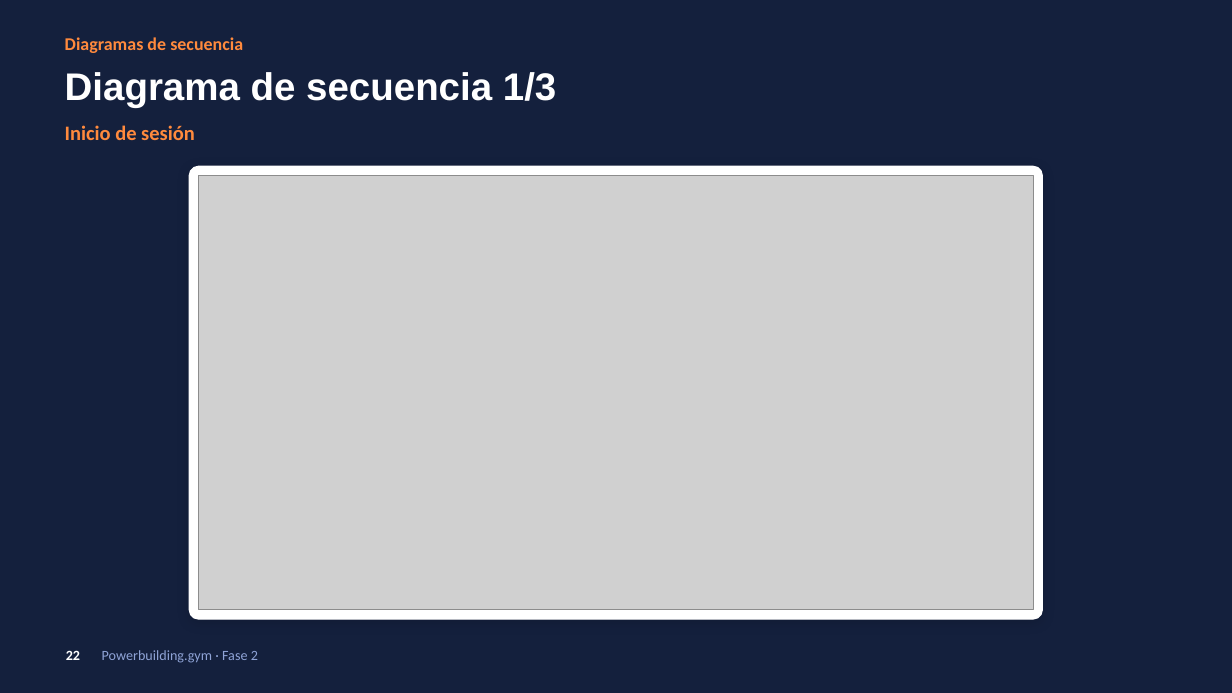
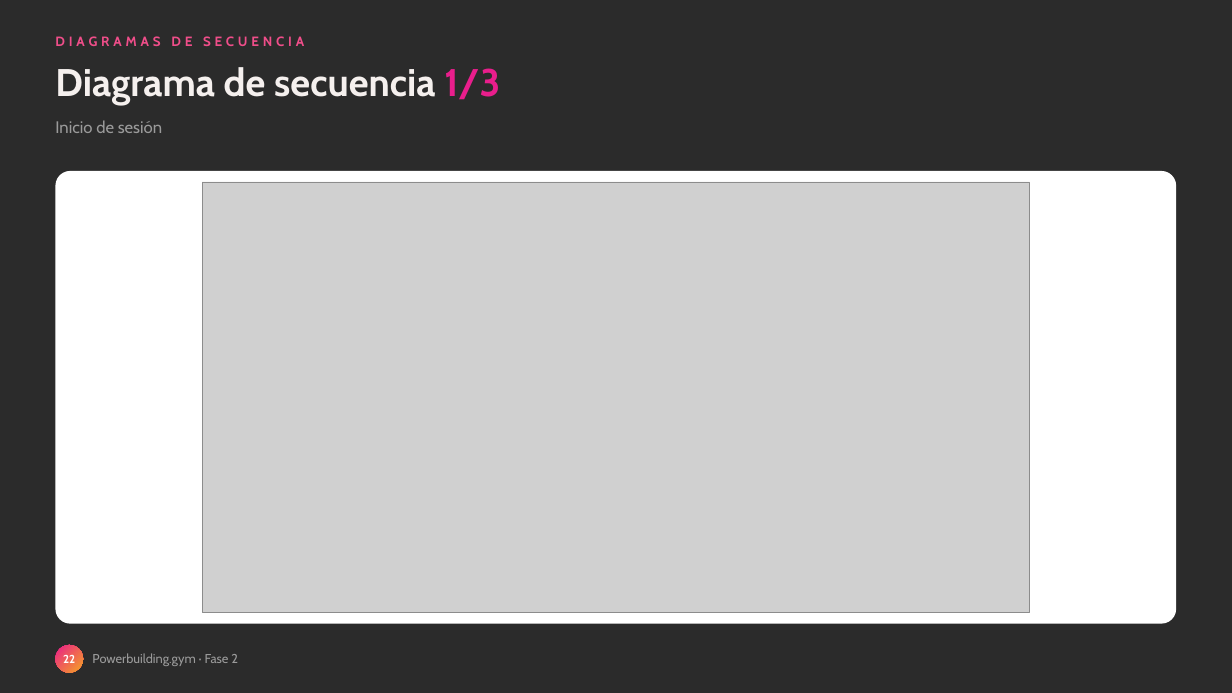
Before and after one commit to zalak3t/Powerbuilding.gym, a slide deck: slide 22 of FASE-2/Documentacion Asignatura PTY4614/Presentación Proyecto.pptx. Drawn at 1232x693 pixels with LibreOffice and Linux fonts; fonts in the diff are those of the drawing; grey boxes stand for pictures; background and template pictures are left out; a plain dark background stands for a picture behind light text. Boxes give left, top, right and bottom in pixels: in the first picture for what was removed or moved away, otherwise in the second. Text is boxed around its words. In the diff, an @@ line names an element or a change of style, - is before the commit and + after.

```diff
--- a/FASE-2/Documentacion Asignatura PTY4614/Presentación Proyecto.pptx
+++ b/FASE-2/Documentacion Asignatura PTY4614/Presentación Proyecto.pptx
@@ background #14203D to picture (left out) @@
@@ text "Diagrama de secuencia 1/3": place and size @@
-text "Diagrama de secuencia 1/3" at [65, 72, 556, 108]
+text "Diagrama de secuencia 1/3" at [55, 67, 500, 106]
@@ text "Diagrama de secuencia 1/3" at [55, 67, 500, 106]: font Arial to Cabin; text colour #FFFFFF to #F5F0EE in "Diagrama de secuencia"; text colour #FFFFFF to gradient #E91E8C to #F5A623 in "1/3" @@
@@ text at [55, 36, 304, 46]: text changed; size 14 to 10.5 pt; font Calibri to Cabin; text colour #FF8A3D to #F04E8A @@
-Diagramas de secuencia
+DIAGRAMAS DE SECUENCIA
@@ text "Inicio de sesión": place and size @@
-text "Inicio de sesión" at [65, 125, 195, 140]
+text "Inicio de sesión" at [55, 120, 162, 133]
@@ text "Inicio de sesión" at [55, 120, 162, 133]: size 16 to 13 pt, font Calibri to Cabin, text colour #FF8A3D to #9A9A9A, bold off @@
@@ rounded rectangle: place and size @@
-rounded rectangle at [189, 166, 1043, 619]
+rounded rectangle at [55, 171, 1177, 624]
@@ rounded rectangle at [55, 171, 1177, 624]: outline #FFFFFF 1 pt to none; shadow off; proportions changed @@
@@ picture: place and size @@
-picture at [199, 176, 1033, 610]
+picture at [202, 182, 1030, 613]
@@ ellipse "22": place and size @@
-ellipse "22" at [66, 650, 80, 660]
+ellipse "22" at [55, 645, 83, 673]
@@ ellipse "22" at [55, 645, 83, 673]: size 11 to 9 pt, font Calibri to Cabin; fill none to gradient #E91E8C to #F5A623 @@
@@ text added at [92, 653, 238, 666], 10 pt, text #9A9A9A @@
+Powerbuilding.gym · Fase 2
@@ text removed at [102, 650, 258, 663] @@
-Powerbuilding.gym · Fase 2
```
Also in this commit, not shown: 27 other slides changed, 1 slide added, 1 slide removed, 6 other files.
